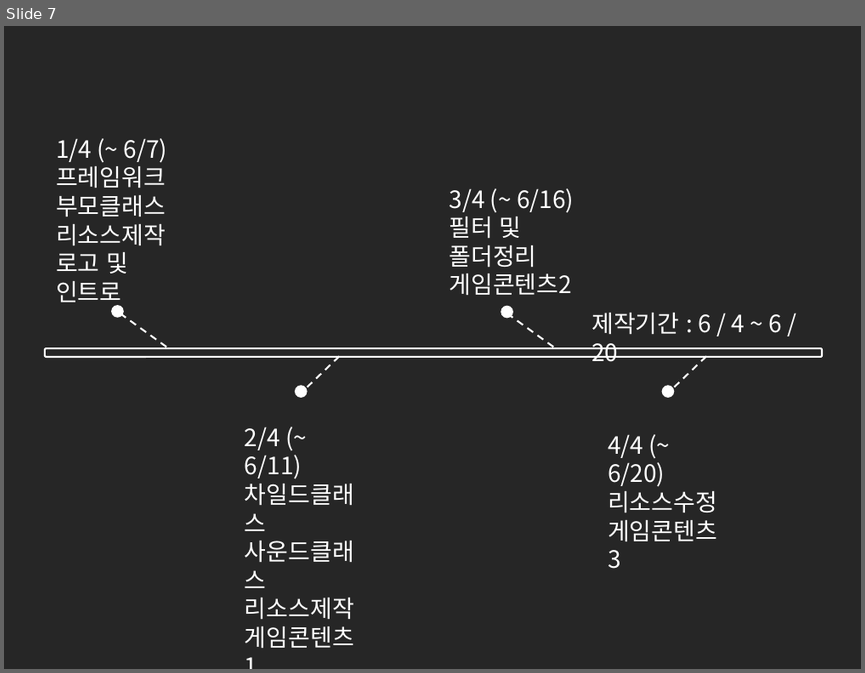
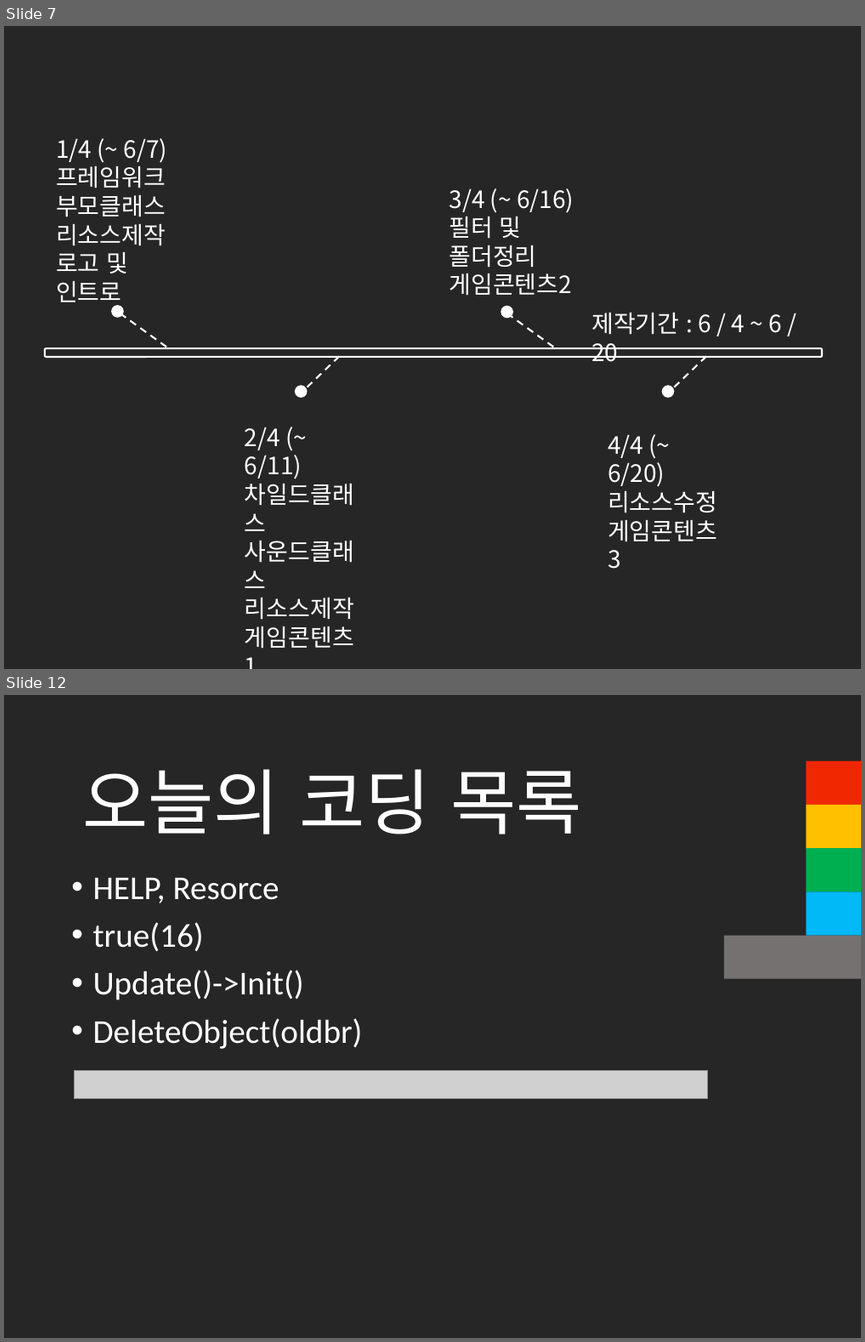
Before and after one commit to cmTEJAVA/Satellite, a slide deck: 발표자료/API 텀프로젝트 발표자료.pptx. Shown one above the other, each under a label of ours: slide 7 before the commit, slides 7 and 12 after it; the slides between them are not shown. The pictures are 865x673 and 865x1342 pixels, drawn with LibreOffice and Linux fonts; fonts in the diff are those of the drawing; grey boxes stand for pictures. Boxes give left, top, right and bottom in pixels: in the first picture for what was removed or moved away, otherwise in the second. Text is boxed around its words. In the diff, an @@ line names an element or a change of style, - is before the commit and + after.

```diff
--- a/발표자료/API 텀프로젝트 발표자료.pptx
+++ b/발표자료/API 텀프로젝트 발표자료.pptx
@@ slide 12 added at <box>4,695,861,1338</box>, background #262626 @@
@@ text added at <box>82,769,583,834</box>, 60 pt, text #FFFFFF @@
+오늘의 코딩 목록
@@ rectangle added at <box>806,761,861,805</box>, fill #F02802 @@
@@ rectangle added at <box>806,805,861,848</box>, fill #FFC000 @@
@@ rectangle added at <box>806,848,861,892</box>, fill #00B050 @@
@@ text added at <box>93,878,363,1049</box>, 28 pt, text #FFFFFF @@
+• HELP, Resorce
+• true(16)
+• Update()->Init()
+• DeleteObject(oldbr)
@@ rectangle added at <box>806,892,861,936</box>, fill #00B9F6 @@
@@ rectangle added at <box>724,935,861,979</box>, fill #767171 @@
@@ picture added at <box>75,1071,709,1099</box> @@
```
Also in this commit, not shown: 4 other slides added.
